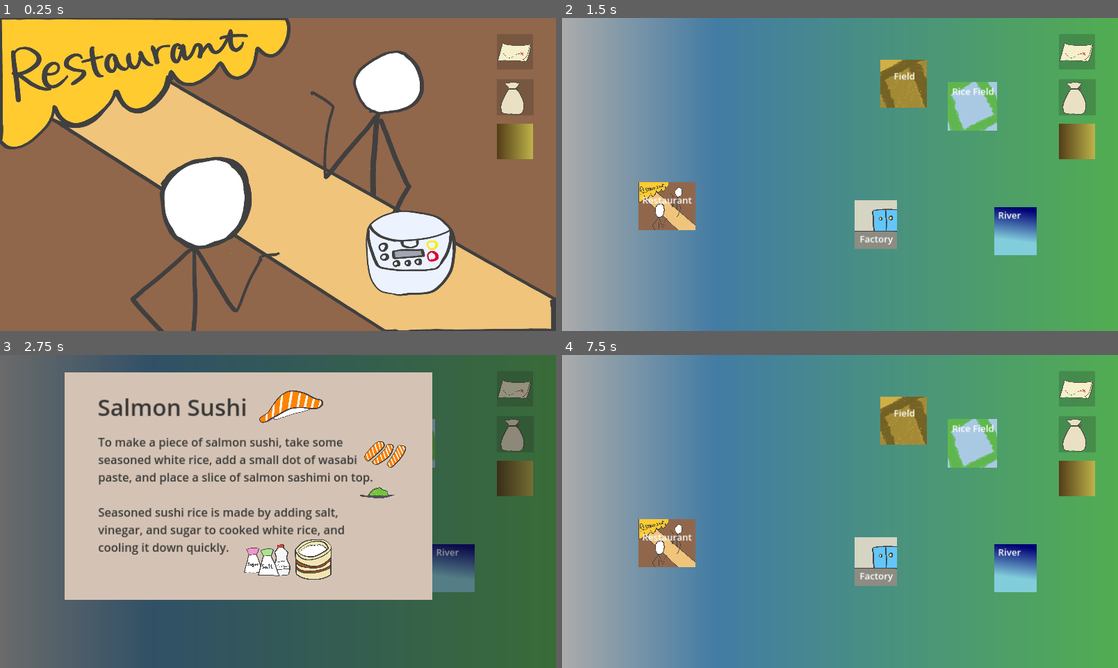
Above: before the commit, frames 1-4 (two rows, left to right).
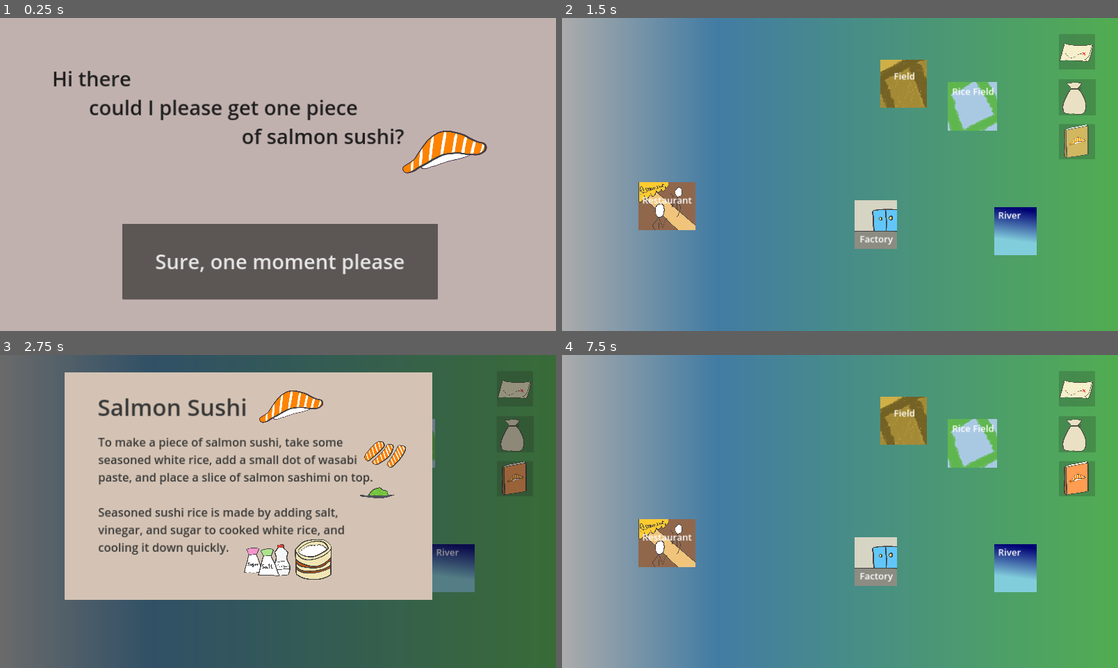
Above: after the commit, the same moments.

Repository: Kazetsukai/Itadakimasu
Game: Godot game, scene res://Locations/Restaurant.tscn
The game is run twice, just before and just after one commit, with the same random seed, the same clock (stepped at 60 frames per second) and the same inputs.
Inputs (mouse positions are in pixels of both pictures, inside the frame that each line leads up to):
- Up to frame 1 (0.25 s): no input
- Up to frame 2 (1.5 s): click (840, 262) at 0.5 s, where only the run after the commit has a clickable "Sure, one moment please"; tap Enter at 1.25 s; move the mouse to (1079, 52) at 1.27 s; click (1079, 52) at 1.42 s
- Up to frame 3 (2.75 s): move the mouse to (517, 477) at 2.02 s; click (517, 477) at 2.17 s
- Up to frame 4 (7.5 s): tap Space at 2.75, 4.25, 5.75 s; move the mouse to (845, 514) at 2.77 s; click (845, 514) at 2.92 s; tap Enter at 3.5, 5 s; move the mouse to (1079, 433) at 3.52 s; click (1079, 433) at 3.67 s; move the mouse to (973, 442) at 4.27 s; click (973, 442) at 4.42 s; move the mouse to (901, 420) at 5.02 s; click (901, 420) at 5.17 s; move the mouse to (667, 542) at 5.77 s; click (667, 542) at 5.92 s; move the mouse to (873, 561) at 6.52 s; click (873, 561) at 6.67 s; move the mouse to (1017, 567) at 7.27 s; click (1017, 567) at 7.42 s

The runs differ from the first frame. In frame 1, 100% of the frame differs, in the area x 0-100%, y 0-100%; in frame 2, 0.7%; in frame 3, 0.7%; in frame 4, 0.7%.

Commit message:
Win screen and last images

Diff:
--- a/Global.tscn
+++ b/Global.tscn
@@ -1,6 +1,7 @@
-[gd_scene load_steps=15 format=3 uid="uid://h3ixncd1lqh3"]
+[gd_scene load_steps=22 format=3 uid="uid://h3ixncd1lqh3"]
 
 [ext_resource type="Script" path="res://Scripts/RecipeBox.gd" id="1_2rv75"]
+[ext_resource type="Script" path="res://Scripts/StartGame.gd" id="1_q3dvv"]
 [ext_resource type="Texture2D" uid="uid://cy0n7dotijvcq" path="res://Assets/inventory.png" id="2_ip7xp"]
 [ext_resource type="Script" path="res://Scripts/Link.gd" id="2_lhk3r"]
 [ext_resource type="Script" path="res://ItemCheat.gd" id="3_1x01w"]
@@ -8,14 +9,50 @@
 [ext_resource type="Script" path="res://Scripts/Book.gd" id="3_2j6xo"]
 [ext_resource type="Script" path="res://Scripts/InventoryBag.gd" id="3_h60vu"]
 [ext_resource type="Script" path="res://Scripts/BackingPanel.gd" id="4_cq6bj"]
+[ext_resource type="Texture2D" uid="uid://dbgqfhqhswih1" path="res://Assets/book.png" id="4_wth22"]
 [ext_resource type="PackedScene" uid="uid://bs1afjdqfjopx" path="res://BookDisplay.tscn" id="5_fiajc"]
 [ext_resource type="Texture2D" uid="uid://qwfo40hfsecu" path="res://Assets/map.png" id="5_mf0jq"]
-
-[sub_resource type="Gradient" id="Gradient_wpbiq"]
-colors = PackedColorArray(0.325926, 0.241814, 0.0930101, 1, 0.744716, 0.703879, 0.291784, 1)
-
-[sub_resource type="GradientTexture1D" id="GradientTexture1D_3psmt"]
-gradient = SubResource("Gradient_wpbiq")
+[ext_resource type="Texture2D" uid="uid://wg0f3csqfmbh" path="res://Assets/salmon-sushi.png" id="11_0c8a6"]
+[ext_resource type="Script" path="res://Scripts/OneMomentPlease.gd" id="12_eeejc"]
+[ext_resource type="Script" path="res://WinPanel.gd" id="15_t8uiw"]
+
+[sub_resource type="Animation" id="Animation_qq445"]
+resource_name = "BookGlow"
+length = 2.0
+loop_mode = 1
+tracks/0/type = "value"
+tracks/0/imported = false
+tracks/0/enabled = true
+tracks/0/path = NodePath(".:modulate")
+tracks/0/interp = 1
+tracks/0/loop_wrap = true
+tracks/0/keys = {
+"times": PackedFloat32Array(0, 1, 2),
+"transitions": PackedFloat32Array(1, 1, 1),
+"update": 0,
+"values": [Color(1, 1, 1, 0.486275), Color(1.5, 1.5, 1.5, 1), Color(1, 1, 1, 0.486275)]
+}
+
+[sub_resource type="Animation" id="Animation_vpkmp"]
+length = 0.001
+tracks/0/type = "value"
+tracks/0/imported = false
+tracks/0/enabled = true
+tracks/0/path = NodePath(".:modulate")
+tracks/0/interp = 1
+tracks/0/loop_wrap = true
+tracks/0/keys = {
+"times": PackedFloat32Array(0),
+"transitions": PackedFloat32Array(1),
+"update": 0,
+"values": [Color(1, 1, 1, 1)]
+}
+
+[sub_resource type="AnimationLibrary" id="AnimationLibrary_ui387"]
+_data = {
+"BookGlow": SubResource("Animation_qq445"),
+"RESET": SubResource("Animation_vpkmp")
+}
 
 [sub_resource type="StyleBoxFlat" id="StyleBoxFlat_shlps"]
 bg_color = Color(0.141176, 0.109804, 0.0431373, 0.94902)
@@ -25,6 +62,9 @@
 content_margin_top = 32.0
 content_margin_right = 32.0
 content_margin_bottom = 32.0
+
+[sub_resource type="StyleBoxFlat" id="StyleBoxFlat_potkc"]
+bg_color = Color(0.756863, 0.694118, 0.682353, 1)
 
 [node name="Global" type="Control"]
 layout_mode = 3
@@ -36,6 +76,7 @@
 
 [node name="UI" type="CanvasLayer" parent="."]
 layer = 5
+script = ExtResource("1_q3dvv")
 
 [node name="MapPanel" type="Panel" parent="UI"]
 modulate = Color(1, 1, 1, 0.337255)
@@ -66,7 +107,7 @@
 offset_top = 365.0
 offset_right = 1841.0
 offset_bottom = 487.0
-texture = SubResource("GradientTexture1D_3psmt")
+texture = ExtResource("4_wth22")
 ignore_texture_size = true
 script = ExtResource("3_2j6xo")
 
@@ -74,7 +115,6 @@
 visible = false
 self_modulate = Color(1, 1, 1, 0.741176)
 z_index = 1
-layout_mode = 0
 offset_left = -1722.0
 offset_top = -378.0
 offset_right = 232.0
@@ -82,11 +122,20 @@
 script = ExtResource("4_cq6bj")
 
 [node name="BookDisplay" parent="UI/Book/BackingPanel" instance=ExtResource("5_fiajc")]
-layout_mode = 0
 offset_left = 229.0
 offset_top = 74.0
 offset_right = 1498.0
 offset_bottom = 858.0
+
+[node name="BookTutorial" type="AnimationPlayer" parent="UI/Book"]
+libraries = {
+"": SubResource("AnimationLibrary_ui387")
+}
+
+[node name="Salmon-sushi" type="Sprite2D" parent="UI/Book"]
+position = Vector2(66, 65)
+scale = Vector2(0.123, 0.123)
+texture = ExtResource("11_0c8a6")
 
 [node name="BagPanel" type="Panel" parent="UI"]
 modulate = Color(1, 1, 1, 0.337255)
@@ -107,7 +156,6 @@
 [node name="BackingPanel" type="Panel" parent="UI/InventoryBag"]
 visible = false
 modulate = Color(1, 1, 1, 0.643137)
-layout_mode = 0
 offset_left = -1733.0
 offset_top = -229.0
 offset_right = 221.0
@@ -116,7 +164,6 @@
 
 [node name="PanelContainer" type="PanelContainer" parent="UI/InventoryBag"]
 visible = false
-layout_mode = 0
 offset_left = -1636.0
 offset_top = -160.0
 offset_right = -64.0
@@ -124,13 +171,15 @@
 theme_override_styles/panel = SubResource("StyleBoxFlat_shlps")
 
 [node name="ScrollContainer" type="ScrollContainer" parent="UI/InventoryBag/PanelContainer"]
-layout_mode = 2
 theme_override_styles/panel = SubResource("StyleBoxEmpty_acdg1")
 horizontal_scroll_mode = 0
 
 [node name="ItemList" type="GridContainer" parent="UI/InventoryBag/PanelContainer/ScrollContainer"]
 custom_minimum_size = Vector2(1500, 800)
-layout_mode = 2
+offset_left = 32.0
+offset_top = 32.0
+offset_right = 1532.0
+offset_bottom = 832.0
 theme_override_constants/h_separation = 48
 theme_override_constants/v_separation = 48
 columns = 9
@@ -170,8 +219,77 @@
 offset_right = 1872.0
 offset_bottom = 1031.0
 
+[node name="IntroPanel" type="Panel" parent="UI"]
+visible = false
+offset_left = -6.0
+offset_top = -13.0
+offset_right = 1948.0
+offset_bottom = 1105.0
+theme_override_styles/panel = SubResource("StyleBoxFlat_potkc")
+
+[node name="Label" type="Label" parent="UI/IntroPanel"]
+offset_left = 186.0
+offset_top = 174.0
+offset_right = 1395.0
+offset_bottom = 471.0
+theme_override_colors/font_color = Color(0.121569, 0.121569, 0.121569, 1)
+theme_override_font_sizes/font_size = 70
+text = "Hi there
+       could I please get one piece
+                                    of salmon sushi?"
+
+[node name="Salmon-sushi" type="Sprite2D" parent="UI/IntroPanel/Label"]
+position = Vector2(1365, 329)
+scale = Vector2(0.66, 0.66)
+texture = ExtResource("11_0c8a6")
+
+[node name="Label" type="Button" parent="UI/IntroPanel/Label"]
+offset_left = 242.0
+offset_top = 549.0
+offset_right = 1332.0
+offset_bottom = 810.0
+theme_override_colors/font_color = Color(0.901961, 0.901961, 0.901961, 1)
+theme_override_font_sizes/font_size = 70
+text = "Sure, one moment please"
+script = ExtResource("12_eeejc")
+
+[node name="WinPanel" type="Panel" parent="UI"]
+visible = false
+offset_left = -6.0
+offset_top = -13.0
+offset_right = 1948.0
+offset_bottom = 1105.0
+theme_override_styles/panel = SubResource("StyleBoxFlat_potkc")
+script = ExtResource("15_t8uiw")
+
+[node name="Label" type="Label" parent="UI/WinPanel"]
+offset_left = 192.0
+offset_top = 191.0
+offset_right = 1401.0
+offset_bottom = 488.0
+theme_override_colors/font_color = Color(0.121569, 0.121569, 0.121569, 1)
+theme_override_font_sizes/font_size = 70
+text = "Here you go!
+
+    One piece of salmon sushi"
+
+[node name="Salmon-sushi" type="Sprite2D" parent="UI/WinPanel/Label"]
+position = Vector2(1337, 215)
+scale = Vector2(1.096, 1.096)
+texture = ExtResource("11_0c8a6")
+
+[node name="Label" type="Label" parent="UI/WinPanel/Label"]
+offset_left = 183.0
+offset_top = 564.0
+offset_right = 1374.0
+offset_bottom = 745.0
+theme_override_colors/font_color = Color(0.121569, 0.121569, 0.121569, 1)
+theme_override_font_sizes/font_size = 130
+text = "Thanks for playing!"
+
 [connection signal="gui_input" from="UI/Map" to="UI/Map" method="_on_gui_input"]
 [connection signal="gui_input" from="UI/Book" to="UI/Book" method="_on_gui_input"]
 [connection signal="gui_input" from="UI/Book/BackingPanel" to="UI/Book/BackingPanel" method="_on_gui_input"]
 [connection signal="gui_input" from="UI/InventoryBag" to="UI/InventoryBag" method="_on_gui_input"]
 [connection signal="gui_input" from="UI/InventoryBag/BackingPanel" to="UI/InventoryBag/BackingPanel" method="_on_gui_input"]
+[connection signal="pressed" from="UI/IntroPanel/Label/Label" to="UI/IntroPanel/Label/Label" method="_on_pressed"]
--- /dev/null
+++ b/Items/FishingRod.tscn
@@ -0,0 +1,8 @@
+[gd_scene load_steps=3 format=3 uid="uid://cj1xq7uv1ju3v"]
+
+[ext_resource type="PackedScene" uid="uid://boipjex2nn1ha" path="res://Items/RecipeItem.tscn" id="1_r662q"]
+[ext_resource type="Texture2D" uid="uid://dvq443euo7sv5" path="res://Assets/fishing-rod.png" id="2_h3q7v"]
+
+[node name="FishingRod" instance=ExtResource("1_r662q")]
+texture = ExtResource("2_h3q7v")
+item_type = "FishingRod"
--- /dev/null
+++ b/Items/Knife.tscn
@@ -0,0 +1,8 @@
+[gd_scene load_steps=3 format=3 uid="uid://bh3qi8wfrtloa"]
+
+[ext_resource type="PackedScene" uid="uid://boipjex2nn1ha" path="res://Items/RecipeItem.tscn" id="1_50jd8"]
+[ext_resource type="Texture2D" uid="uid://c3op0f07ldlcv" path="res://Assets/knife.png" id="2_t74pu"]
+
+[node name="Knife" instance=ExtResource("1_50jd8")]
+texture = ExtResource("2_t74pu")
+item_type = "Knife"
--- /dev/null
+++ b/Items/River.tscn
@@ -0,0 +1,8 @@
+[gd_scene load_steps=3 format=3 uid="uid://dgca7t1ipq2ul"]
+
+[ext_resource type="PackedScene" uid="uid://boipjex2nn1ha" path="res://Items/RecipeItem.tscn" id="1_8aia1"]
+[ext_resource type="Texture2D" uid="uid://dmyvwacjik144" path="res://Assets/river-icon.png" id="2_6w3sg"]
+
+[node name="River" instance=ExtResource("1_8aia1")]
+texture = ExtResource("2_6w3sg")
+item_type = "River"
--- /dev/null
+++ b/Items/Salmon.tscn
@@ -0,0 +1,8 @@
+[gd_scene load_steps=3 format=3 uid="uid://50brb472i16k"]
+
+[ext_resource type="PackedScene" uid="uid://boipjex2nn1ha" path="res://Items/RecipeItem.tscn" id="1_yqqdp"]
+[ext_resource type="Texture2D" uid="uid://bulkq15u1evx5" path="res://Assets/salmon.png" id="2_k2mcy"]
+
+[node name="Salmon" instance=ExtResource("1_yqqdp")]
+texture = ExtResource("2_k2mcy")
+item_type = "Salmon"
--- /dev/null
+++ b/Items/SalmonBlock.tscn
@@ -0,0 +1,8 @@
+[gd_scene load_steps=3 format=3 uid="uid://cq3utgdm6l05w"]
+
+[ext_resource type="PackedScene" uid="uid://boipjex2nn1ha" path="res://Items/RecipeItem.tscn" id="1_v05er"]
+[ext_resource type="Texture2D" uid="uid://befvaegvmqyk2" path="res://Assets/salmon-block.png" id="2_0f846"]
+
+[node name="SalmonBlock" instance=ExtResource("1_v05er")]
+texture = ExtResource("2_0f846")
+item_type = "SalmonBlock"
--- /dev/null
+++ b/Items/SalmonSashimi.tscn
@@ -0,0 +1,8 @@
+[gd_scene load_steps=3 format=3 uid="uid://bgmbpnjfilp6i"]
+
+[ext_resource type="PackedScene" uid="uid://boipjex2nn1ha" path="res://Items/RecipeItem.tscn" id="1_enxdd"]
+[ext_resource type="Texture2D" uid="uid://cmv4y55xeqlw2" path="res://Assets/salmon-sashimi.png" id="2_3xyhj"]
+
+[node name="SalmonSashimi" instance=ExtResource("1_enxdd")]
+texture = ExtResource("2_3xyhj")
+item_type = "SalmonSashimi"
--- a/Locations/River.tscn
+++ b/Locations/River.tscn
@@ -1,5 +1,6 @@
-[gd_scene load_steps=2 format=3 uid="uid://bqru4e70ctsja"]
+[gd_scene load_steps=3 format=3 uid="uid://bqru4e70ctsja"]
 
+[ext_resource type="Texture2D" uid="uid://bu3ycihlurlnx" path="res://Assets/river.jpeg" id="1_i1anu"]
 [ext_resource type="PackedScene" uid="uid://duaqejc1grrdi" path="res://Interactables/Interactable.tscn" id="1_ormy4"]
 
 [node name="River" type="Node2D"]
@@ -21,18 +22,17 @@
 anchor_right = 1.0
 anchor_bottom = 1.0
 offset_left = -1.0
+offset_top = -1.0
 offset_right = -1.0
+offset_bottom = -1.0
 grow_horizontal = 2
 grow_vertical = 2
+texture = ExtResource("1_i1anu")
 
 [node name="River" parent="Control" instance=ExtResource("1_ormy4")]
-offset_left = 79.0
-offset_top = 129.0
-offset_right = 1939.0
-offset_bottom = 914.0
+offset_left = 38.0
+offset_top = 223.0
+offset_right = 1898.0
+offset_bottom = 1008.0
 texture = null
 item_type = "River"
-
-[node name="Polygon2D" type="Polygon2D" parent="."]
-color = Color(0.239216, 0.47451, 1, 1)
-polygon = PackedVector2Array(-91, 886, 219, 722, 455, 616, 757, 610, 906, 494, 1023, 312, 1256, 233, 1574, 221, 1769, 277, 1966, 340, 1989, 898, 1859, 731, 1665, 625, 1497, 626, 1337, 639, 1137, 754, 1045, 835, 902, 915, 714, 901, 544, 898, 426, 964, 293, 1103, -22, 1203, -132, 1064)
--- a/Scripts/Book.gd
+++ b/Scripts/Book.gd
@@ -1,5 +1,10 @@
 extends TextureRect
+
+func _ready():
+	$BookTutorial.play("BookGlow")
 
 func _on_gui_input(event):
 	if event is InputEventMouseButton and event.pressed:
 		$"BackingPanel".visible = !$"BackingPanel".visible
+		if $BookTutorial.is_playing():
+			$BookTutorial.play("RESET")
--- /dev/null
+++ b/Scripts/OneMomentPlease.gd
@@ -0,0 +1,6 @@
+extends Button
+
+
+
+func _on_pressed():
+	$"../..".visible = false
--- a/Scripts/Pickupable.gd
+++ b/Scripts/Pickupable.gd
@@ -5,3 +5,5 @@
 func _on_gui_input(event):
 	if event is InputEventMouseButton and event.pressed:
 		$"/root/Global/UI/RecipeBox".add_item_to_inventory(item_type, true)
+		if item_type == "SalmonSushi":
+			$"/root/Global/UI/WinPanel".show_win()
--- a/Scripts/RecipeBox.gd
+++ b/Scripts/RecipeBox.gd
@@ -28,20 +28,21 @@
 	"RicePlants": preload("res://Items/RicePlants.tscn"),
 	"RiceSeedlings": preload("res://Items/RiceSeedlings.tscn"),
 
-	"SalmonSashimi": preload("res://Items/RecipeItem.tscn"),
-	"SalmonBlock": preload("res://Items/RecipeItem.tscn"),
-	"Salmon": preload("res://Items/RecipeItem.tscn"),
-
-	"Knife": preload("res://Items/RecipeItem.tscn"),
-	"FishingRod": preload("res://Items/RecipeItem.tscn"),
+	"SalmonSashimi": preload("res://Items/SalmonSashimi.tscn"),
+	"SalmonBlock": preload("res://Items/SalmonBlock.tscn"),
+	"Salmon": preload("res://Items/Salmon.tscn"),
+
+	"Knife": preload("res://Items/Knife.tscn"),
+	"FishingRod": preload("res://Items/FishingRod.tscn"),
 	"Grater": preload("res://Items/Grater.tscn"),
 	"RiceCooker": preload("res://Items/RiceCooker.tscn"),
 
-	"River": preload("res://Items/RecipeItem.tscn"),
+	"River": preload("res://Items/River.tscn"),
 	"Field": preload("res://Items/Field.tscn"),
 	"RiceField": preload("res://Items/RiceField.tscn"),
 
 	"Husker": preload("res://Items/Husker.tscn"),
+	"Juicer": preload("res://Items/Juicer.tscn"),
 	"Thresher": preload("res://Items/Thresher.tscn"),
 	"Evaporator": preload("res://Items/Evaporator.tscn"),
 	"BranRemover": preload("res://Items/BranRemover.tscn"),
@@ -73,7 +74,7 @@
 	"Salmon": ["River", "FishingRod"],
 
 	"SugarBeet": ["Field", "SugarBeetSeed"],
-	"SugarBeetJuice": ["SugarBeet", "Crusher"],
+	"SugarBeetJuice": ["SugarBeet", "Juicer"],
 	"Sugar": ["SugarBeetJuice", "Evaporator"]
 }
 
--- /dev/null
+++ b/Scripts/StartGame.gd
@@ -0,0 +1,6 @@
+extends CanvasLayer
+
+
+# Called when the node enters the scene tree for the first time.
+func _ready():
+	$IntroPanel.visible = true
--- /dev/null
+++ b/WinPanel.gd
@@ -0,0 +1,16 @@
+extends Panel
+
+func _ready():
+	visible = false
+
+func show_win():
+	visible = true
+	await get_tree().create_timer(1).timeout
+
+	while true:
+		await get_tree().create_timer(1.4 * randf()).timeout
+		var sparkle = preload("res://ItemSparkle.tscn").instantiate()
+		sparkle.position = get_viewport().get_visible_rect().size
+		sparkle.position.x *= randf()
+		sparkle.position.y *= randf()
+		add_child(sparkle)
Binary file added: Assets/book.png
Not shown, added: Assets/book.png.import
Binary file added: Assets/fishing-rod.png
Not shown, added: Assets/fishing-rod.png.import
Binary file added: Assets/salmon.png
Not shown, added: Assets/salmon.png.import
